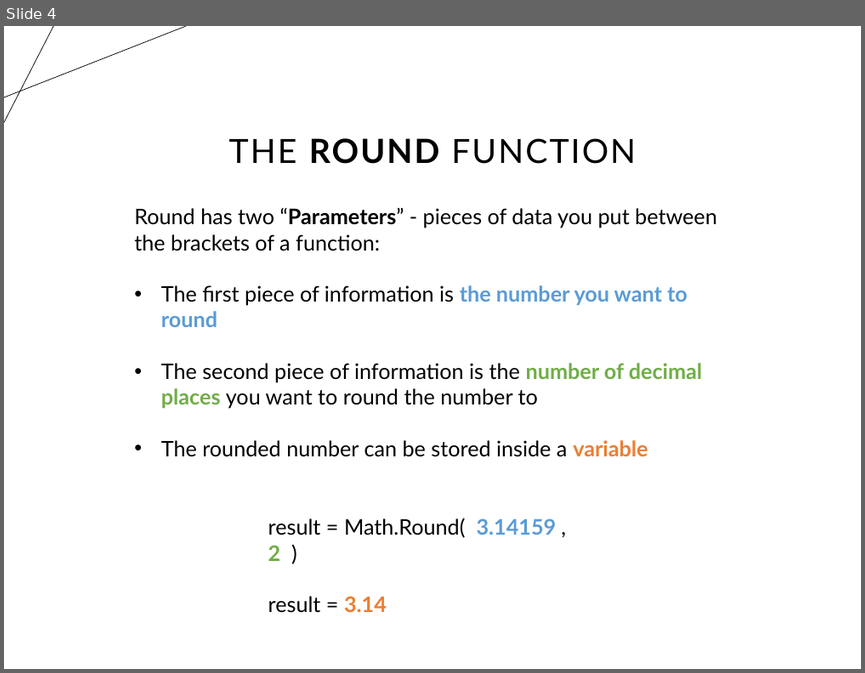
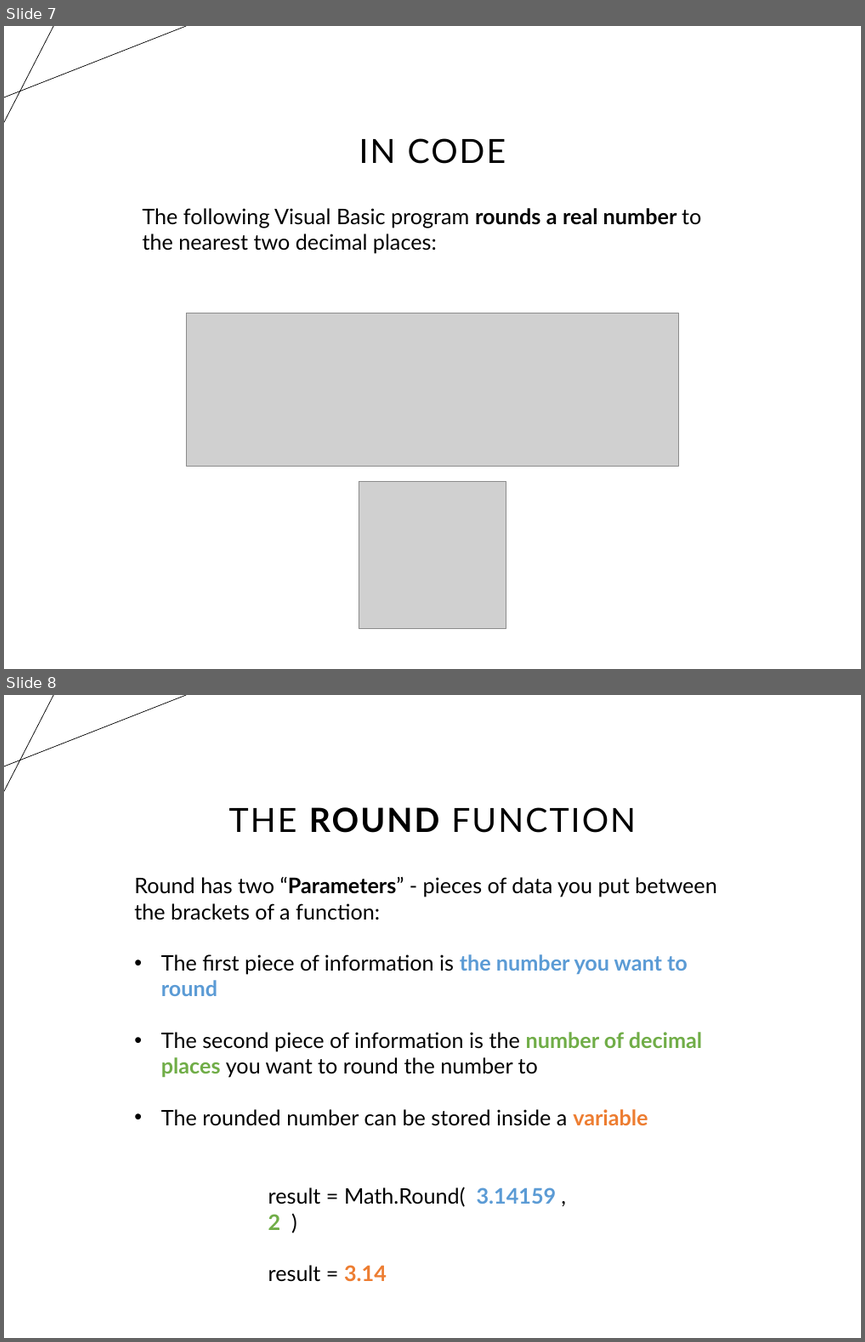
Before and after one commit to timo-w/mrwang, a slide deck: temp_extractions/tempfile.pptx. Shown one above the other, each under a label of ours: slide 4 before the commit, slides 7 and 8 after it. The pictures are 865x673 and 865x1342 pixels, drawn with LibreOffice and Linux fonts; fonts in the diff are those of the drawing; grey boxes stand for pictures. Boxes give left, top, right and bottom in pixels: in the first picture for what was removed or moved away, otherwise in the second. Text is boxed around its words. In the diff, an @@ line names an element or a change of style, - is before the commit and + after.

```diff
--- a/temp_extractions/tempfile.pptx
+++ b/temp_extractions/tempfile.pptx
@@ slide 7 added at (4, 26, 861, 669), background #FFFFFF; not listed: 2 template elements that a slide beside it also shows @@
@@ title added at (359, 138, 506, 164), 28 pt, text #000000 @@
+IN CODE
@@ text added at (143, 208, 701, 254), 18 pt, text #000000 @@
+The following Visual Basic program rounds a real number to the nearest two decimal places:
@@ picture added at (187, 313, 678, 465) @@
@@ picture added at (358, 481, 506, 629) @@
@@ what was slide 4 is now slide 8 @@
```
Also in this commit, not shown: 4 slides changed, 5 other slides added, 8 slides removed, 5 other files.
